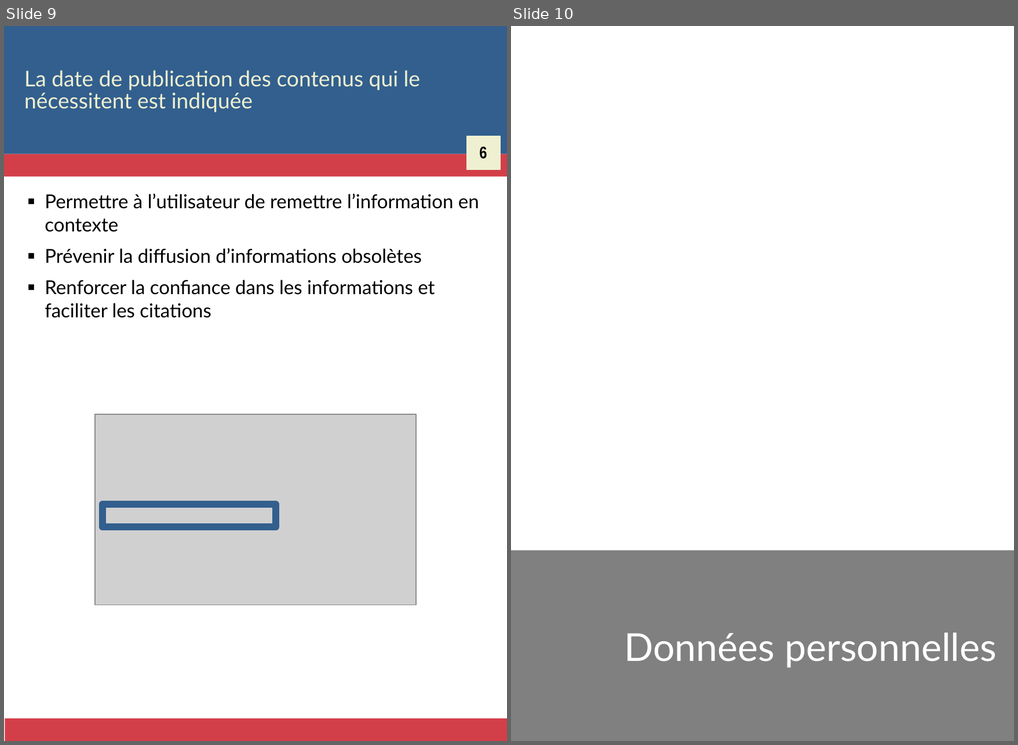
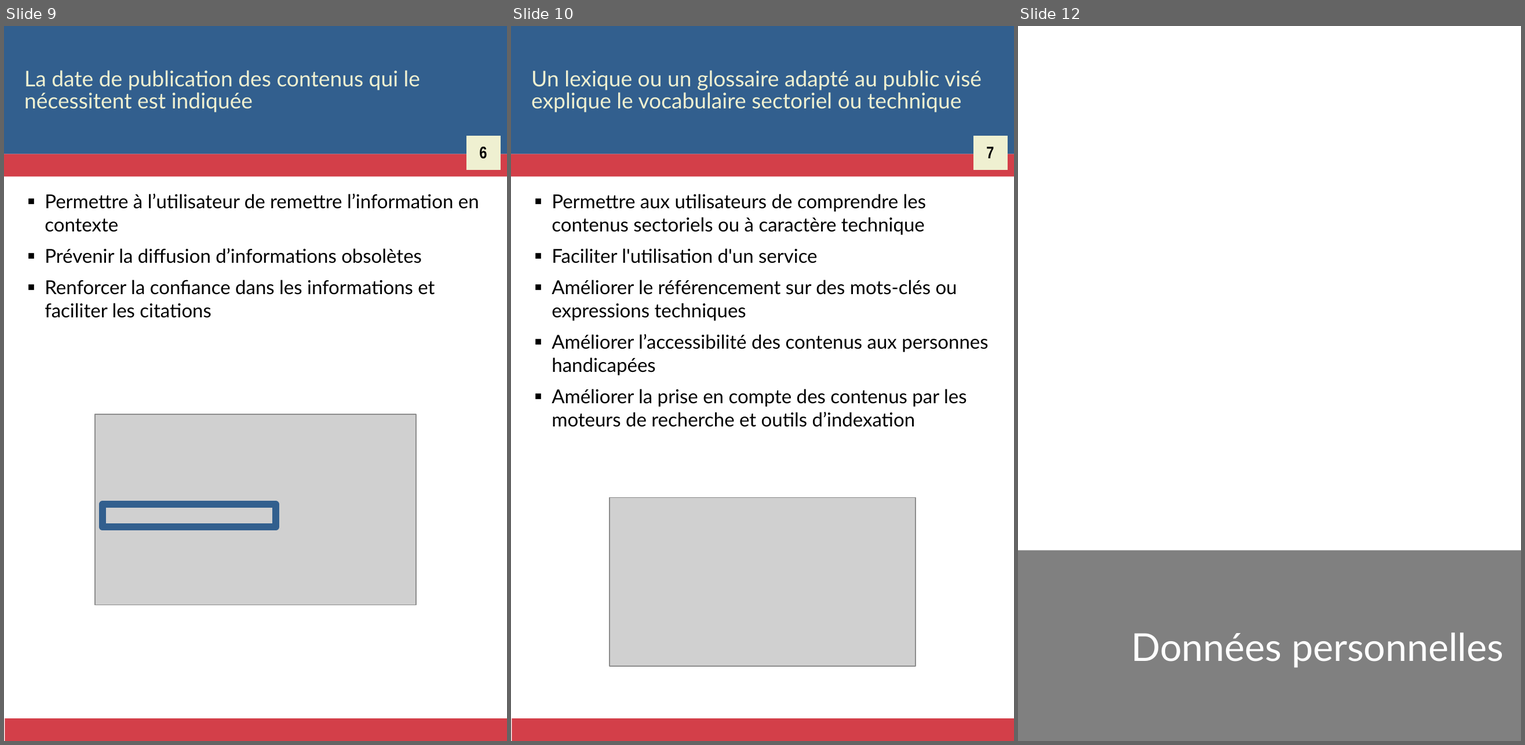
Before and after one commit to Zigazou/bonnes-pratiques-illustrees, a slide deck: bonnes-pratiques.odp. Shown side by side, each under a label of ours: slides 9 and 10 before the commit, slides 9, 10 and 12 after it; the slides between them are not shown. The pictures are 1018x745 and 1525x745 pixels, drawn with LibreOffice and Linux fonts; fonts in the diff are those of the drawing; grey boxes stand for pictures. Boxes give left, top, right and bottom in pixels: in the first picture for what was removed or moved away, otherwise in the second. Text is boxed around its words. In the diff, an @@ line names an element or a change of style, - is before the commit and + after.

```diff
--- a/bonnes-pratiques.odp
+++ b/bonnes-pratiques.odp
@@ slide 10 added at (x1=511, y1=26, x2=1014, y2=741), background #FFFFFF; not listed: 4 template elements that a slide beside it also shows @@
@@ title added at (x1=531, y1=70, x2=982, y2=112), 18 pt, text #EFF0D1 @@
+Un lexique ou un glossaire adapté au public visé explique le vocabulaire sectoriel ou technique
@@ text added at (x1=987, y1=147, x2=994, y2=158), 14 pt, text #000000, bold @@
+7
@@ text added at (x1=552, y1=194, x2=988, y2=427), 16 pt, text #000000 @@
+■ Permettre aux utilisateurs de comprendre les contenus sectoriels ou à caractère technique
+■ Faciliter l'utilisation d'un service
+■ Améliorer le référencement sur des mots-clés ou expressions techniques
+■ Améliorer l’accessibilité des contenus aux personnes handicapées
+■ Améliorer la prise en compte des contenus par les moteurs de recherche et outils d’indexation
@@ picture added at (x1=610, y1=496, x2=915, y2=665) @@
@@ what was slide 10 is now slide 12 @@
```
Also in this commit, not shown: 1 other slide added, 3 other files.
